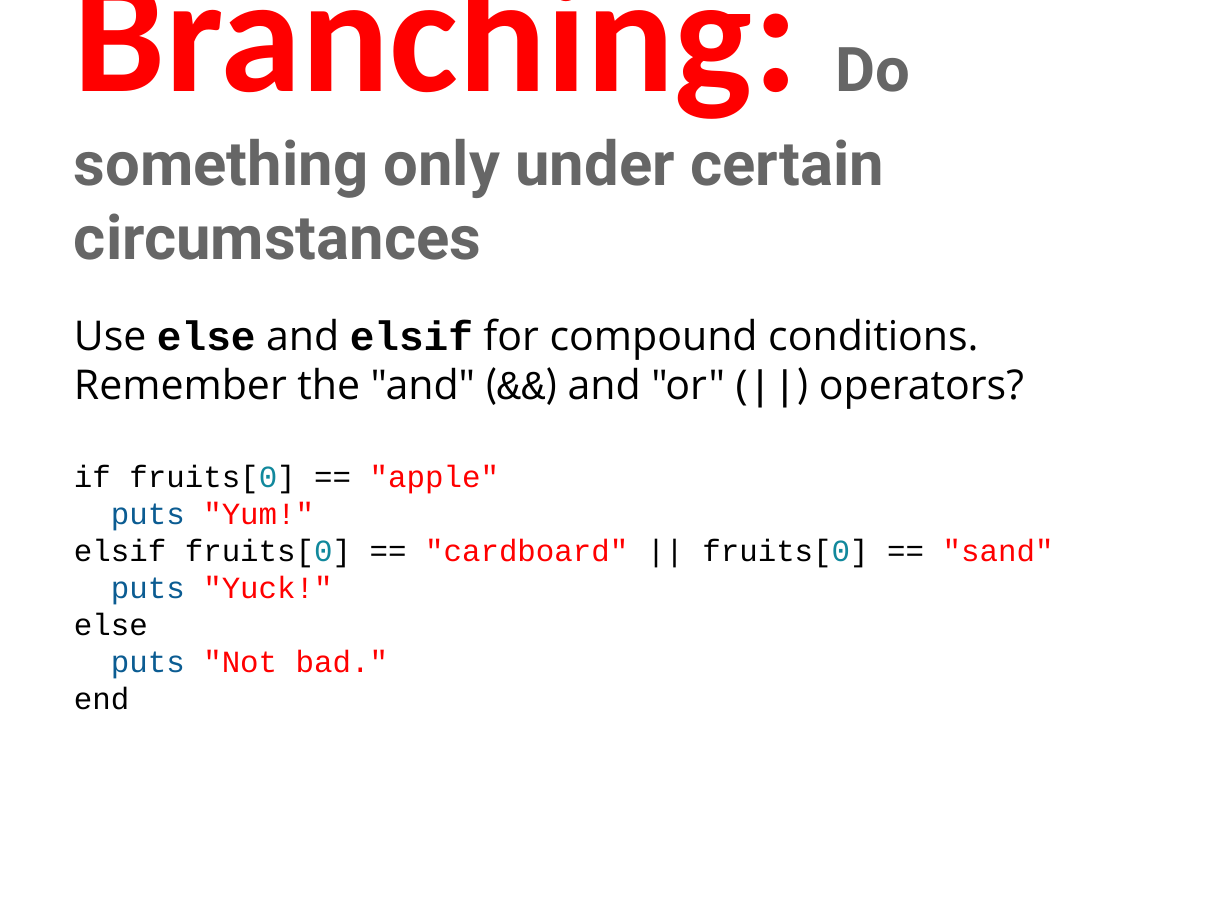
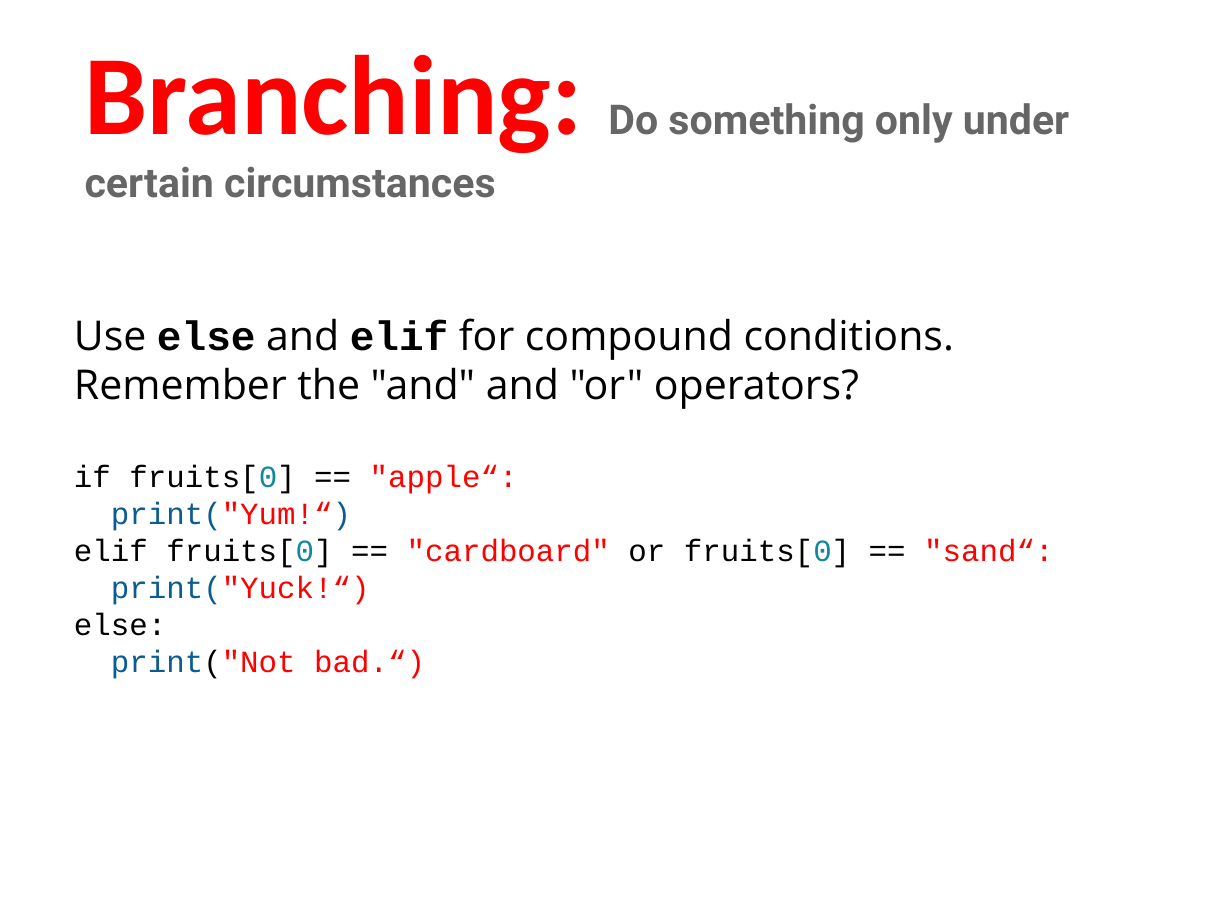
Before and after one commit to humanitiesprogramming/slides, a slide deck: slide 14 of 2017/python/B Done - ish/Python - Programming Concepts II.pptx. Drawn at 1232x924 pixels with LibreOffice and Linux fonts; fonts in the diff are those of the drawing. Boxes give left, top, right and bottom in pixels: in the first picture for what was removed or moved away, otherwise in the second. Text is boxed around its words. In the diff, an @@ line names an element or a change of style, - is before the commit and + after.

```diff
--- a/2017/python/B Done - ish/Python - Programming Concepts II.pptx
+++ b/2017/python/B Done - ish/Python - Programming Concepts II.pptx
@@ title "Branching: Do something only under ..." moved from (x1=74, y1=0, x2=911, y2=260) to (x1=85, y1=54, x2=1069, y2=198) @@
@@ title "Branching: Do something only under ..." at (x1=85, y1=54, x2=1069, y2=198): size 96 to 66 pt in "Branching:"; size 36 to 24 pt in "Do something only under certain circumstances" @@
@@ text at (x1=74, y1=318, x2=1053, y2=679): text changed @@
-Use else and elsif for compound conditions. Remember the "and" (&&) and "or" (||) operators?
-if fruits[0] == "apple"
-puts "Yum!"
-elsif fruits[0] == "cardboard" || fruits[0] == "sand"
-puts "Yuck!"
-else
-puts "Not bad."
-end
+Use else and elif for compound conditions. Remember the "and" and "or" operators?
+if fruits[0] == "apple“:
+print("Yum!“)
+elif fruits[0] == "cardboard" or fruits[0] == "sand“:
+print("Yuck!“)
+else:
+print("Not bad.“)
```
Also in this commit, not shown: 17 other slides changed, 2 slides removed.
